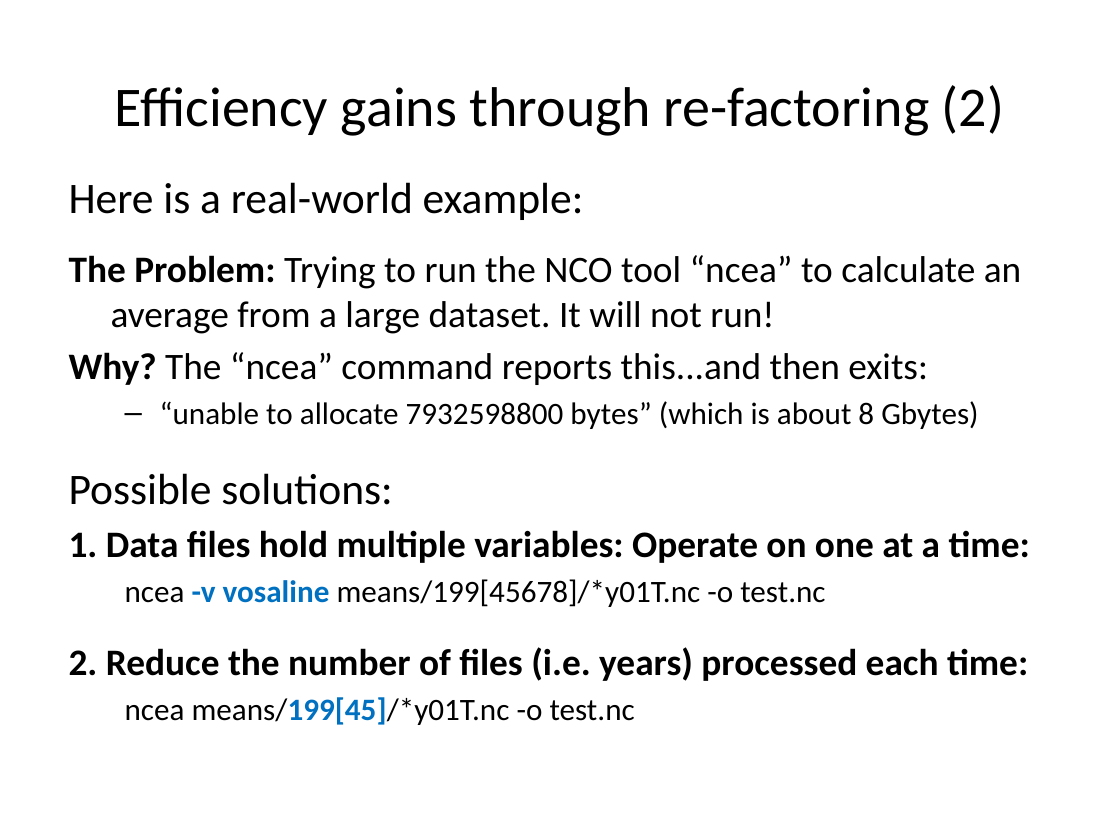
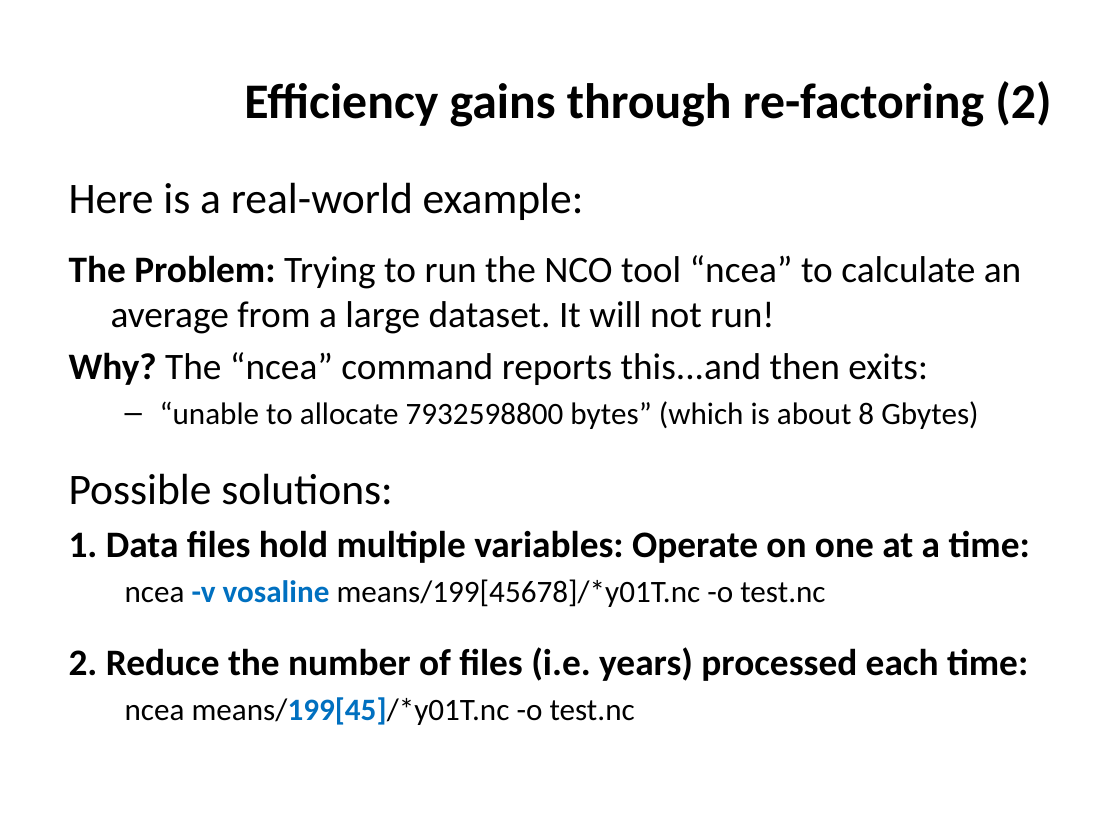
Before and after one commit to ncasuk/ncas-isc, a slide deck: slide 23 of overview_presentations/Parallel_Processing_Large_Data.pptx. Drawn at 1120x840 pixels with LibreOffice and Linux fonts; fonts in the diff are those of the drawing; background and template pictures are left out. Boxes give left, top, right and bottom in pixels: in the first picture for what was removed or moved away, otherwise in the second. Text is boxed around its words. In the diff, an @@ line names an element or a change of style, - is before the commit and + after.

```diff
--- a/overview_presentations/Parallel_Processing_Large_Data.pptx
+++ b/overview_presentations/Parallel_Processing_Large_Data.pptx
@@ title "Efficiency gains through re-factoring (2)" at (244,81,1051,127): size 36 to 32 pt, bold on; alignment centre to right @@
```
Also in this commit, not shown: 25 other slides changed, 5 other files.
